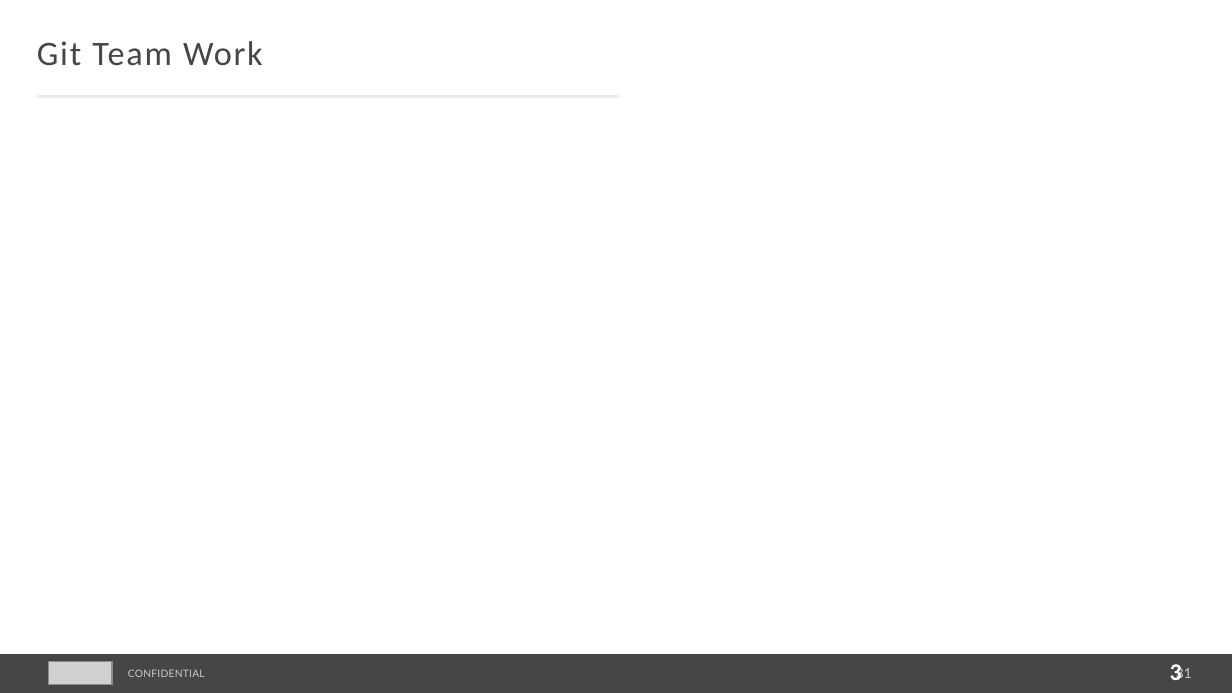
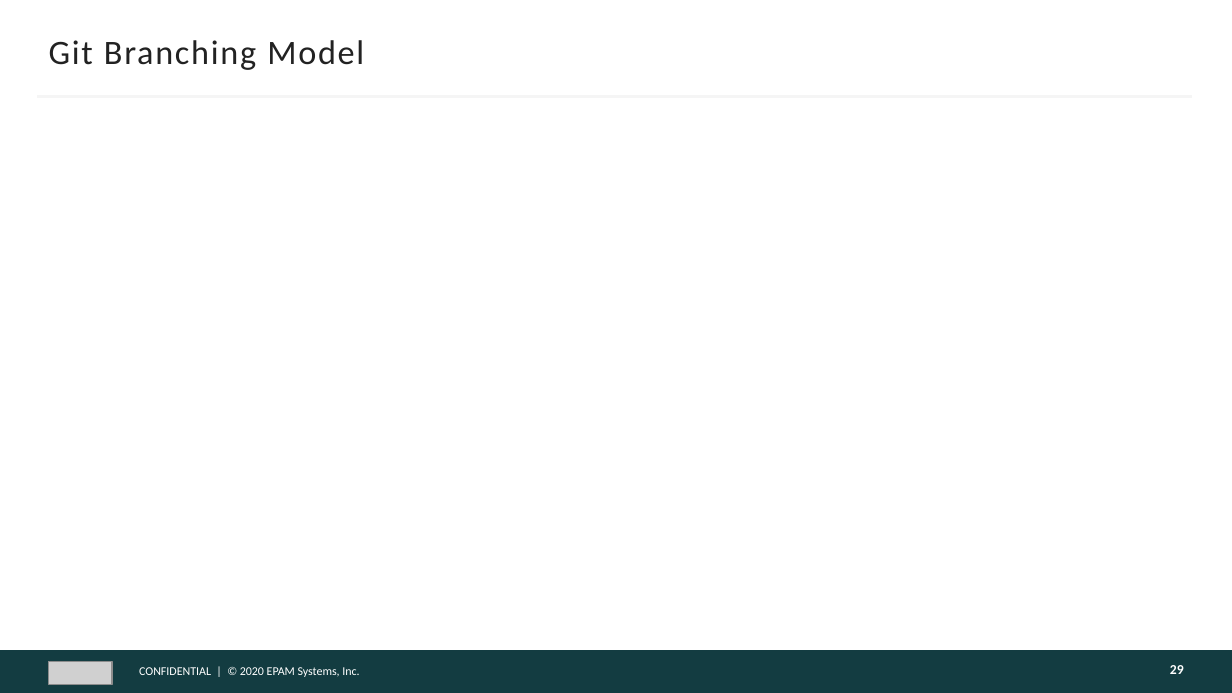
Before and after one commit to AndreyQC/MSBI.Lab, a slide deck: slide 29 of MSBI.E07-SQL/MSBI.Dev.S20E07.pptx (slide 31 before the commit). Drawn at 1232x693 pixels with LibreOffice and Linux fonts; fonts in the diff are those of the drawing; grey boxes stand for pictures; background and template pictures are left out. Boxes give left, top, right and bottom in pixels: in the first picture for what was removed or moved away, otherwise in the second. Text is boxed around its words. In the diff, an @@ line names an element or a change of style, - is before the commit and + after.

```diff
--- a/MSBI.E07-SQL/MSBI.Dev.S20E07.pptx
+++ b/MSBI.E07-SQL/MSBI.Dev.S20E07.pptx
@@ title at bbox=[49, 40, 364, 70]: text changed; text colour #464547 to #222222 @@
-Git Team Work
+Git Branching Model
@@ rectangle: place and size @@
-rectangle at bbox=[0, 654, 1232, 693]
+rectangle at bbox=[0, 650, 1232, 693]
@@ rectangle at bbox=[0, 650, 1232, 693]: fill #464547 to #133C41 @@
@@ text at bbox=[139, 667, 359, 677]: text changed; size 6 to 7 pt; font Lato to Calibri; text colour #CCCCCC to #FFFFFF @@
-CONFIDENTIAL
+CONFIDENTIAL | © 2020 EPAM Systems, Inc.
@@ text removed at bbox=[1170, 664, 1182, 680] @@
-3
@@ page number added at bbox=[1170, 665, 1184, 674], 8 pt, text #FEFEFE, bold @@
+29
@@ page number removed at bbox=[1176, 666, 1192, 680] @@
-31
```
Also in this commit, not shown: 23 other slides changed, 9 slides added, 9 slides removed, 2 other files.
